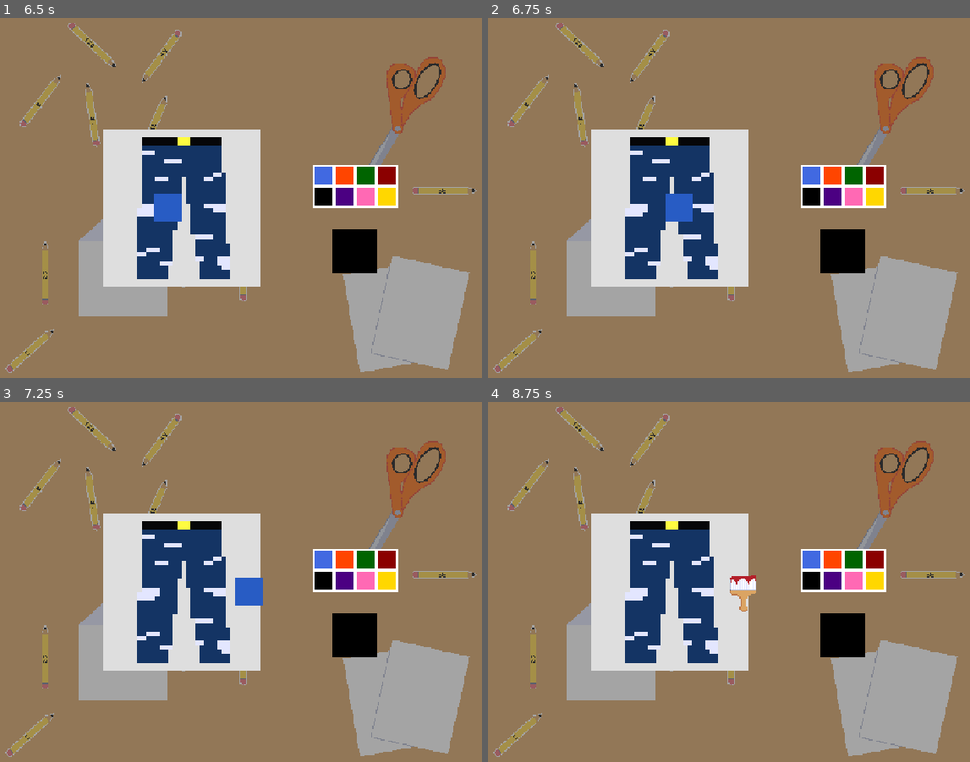
Above: before the commit, frames 1-4 (two rows, left to right).
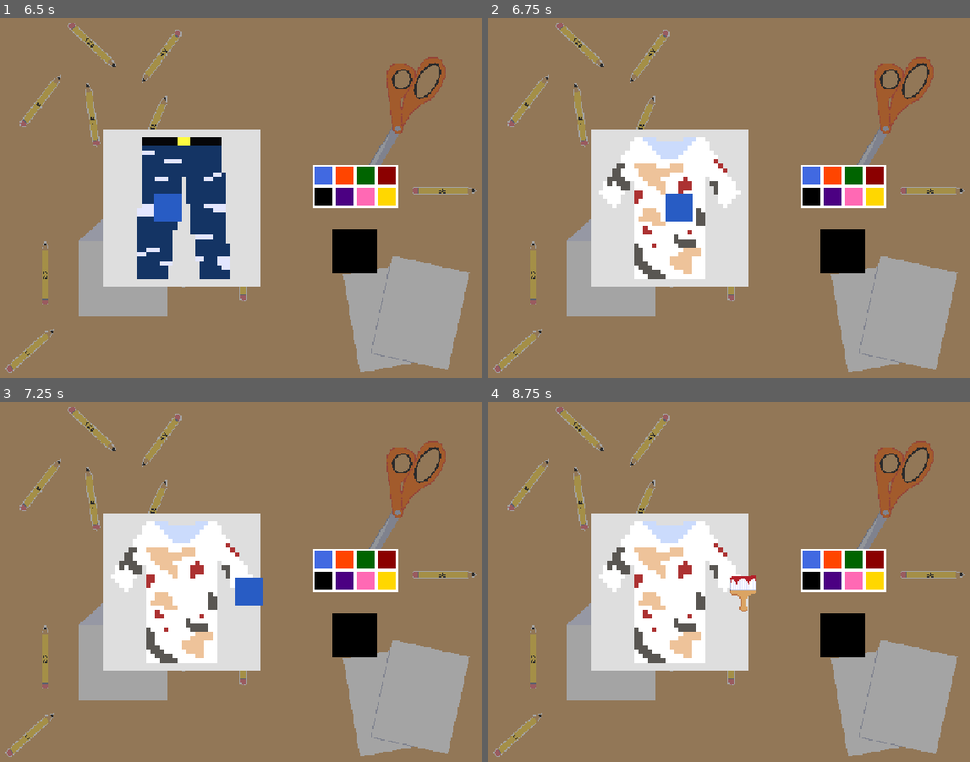
Above: after the commit, the same moments.

Repository: NoelKTheBest/renew-pants
Game: Godot game, scene res://game.tscn
Same seed, same stepped clock (60 frames per second), same inputs: the game is played once before the commit and once after it.
Inputs (mouse positions are in pixels of both pictures, inside the frame that each line leads up to):
- Up to frame 1 (6.5 s): click (322, 176) at 0.5 s; click (342, 176) at 1.25 s; click (366, 176) at 2 s; click (385, 176) at 2.75 s; click (385, 198) at 3.5 s; click (366, 198) at 4.25 s; click (342, 198) at 5 s; click (322, 198) at 5.75 s
- Up to frame 2 (6.75 s): tap Enter at 6.5 s; move the mouse to (835, 169) at 6.52 s; hold Right (ui_right) from 6.53 s (still down); tap C (change_clothes) at 6.6 s
- Up to frame 3 (7.25 s): keep holding Right (ui_right)
- Up to frame 4 (8.75 s): move the mouse to (608, 592) at 7.27 s; release Right (ui_right) at 7.28 s; hold Down (ui_down) 7.28-8.03 s; tap C (change_clothes) at 7.35, 8.3 s; move the mouse to (772, 484) at 8.02 s; hold Right (ui_right) from 8.03 s (still down); tap V (change_tool) at 8.1 s

Frame 1 is identical in both runs. In frame 2, 7.7% of the frame differs, in the area x 22-53%, y 33-73%; in frame 3, 8.0%; in frame 4, 8.1%.

Commit message:
Add save and reset actions

Diff:
--- a/renew-your-clothes/canvas.gd
+++ b/renew-your-clothes/canvas.gd
@@ -15,6 +15,9 @@
 var canvas_position
 var in_range_x
 var in_range_y
+
+var updated_shirt_texture : Texture2D
+var updated_pants_texture : Texture2D
 
 # Called when the node enters the scene tree for the first time.
 func _ready() -> void:
@@ -67,6 +70,7 @@
 			new_y = ((patch_tool.position.y + 50)/ 32) * 10
 			canvas_position = Vector2i(new_x, new_y)
 			#print(canvas_position)
+
 
 
 func paint_clothes(brush_is_horizontal: bool) -> void:
--- a/renew-your-clothes/game.gd
+++ b/renew-your-clothes/game.gd
@@ -6,15 +6,34 @@
 @onready var palette = $palette
 @onready var color_indicator = $ColorRect
 
+var shirts = preload("res://dirty_white_shirt.png")
+var pants = preload("res://tattered_pants.png")
+var is_shirt = false
+
 # Called when the node enters the scene tree for the first time.
 func _ready() -> void:
-	pass # Replace with function body.
+	$RichTextLabel.visible = false
 
 
 # Called every frame. 'delta' is the elapsed time since the previous frame.
 func _process(delta: float) -> void:
 	canvas.paint_color = palette.current_color
 	color_indicator.color = palette.current_color
+
+	if Input.is_action_just_pressed("change_clothes"):
+		print("i was pressed :>")
+		if !is_shirt:
+			if canvas.updated_shirt_texture:
+				$Canvas/ClothingBench.texture = canvas.updated_shirt_texture
+			else:
+				$Canvas/ClothingBench.texture = shirts
+			is_shirt = !(is_shirt)
+		elif is_shirt:
+			if canvas.updated_pants_texture:
+				$Canvas/ClothingBench.texture = canvas.updated_pants_texture
+			else:
+				$Canvas/ClothingBench.texture = pants
+			is_shirt = !(is_shirt)
 
 	if Input.is_action_just_pressed("change_tool"):
 		if canvas.current_tool == "paint": canvas.current_tool = "patch"
@@ -43,3 +62,27 @@
 		patch_tool.move_local_x(x_direction * 1.75)
 
 	#print("x: " + str(x_direction) + "; y: " + str(y_direction))
+
+	if Input.is_action_just_pressed("save"):
+		if is_shirt:
+			canvas.updated_shirt_texture = $Canvas/ClothingBench.texture
+		else:
+			canvas.updated_pants_texture = $Canvas/ClothingBench.texture
+
+		$RichTextLabel.text = "SAVE"
+		$RichTextLabel.visible = true
+		$Timer.start()
+
+	if Input.is_action_just_pressed("reset_textures"):
+		canvas.updated_shirt_texture = null
+		canvas.updated_pants_texture = null
+		$RichTextLabel.text = "RESET"
+		$RichTextLabel.visible = true
+		$Timer.start()
+
+	if Input.is_action_just_pressed("quit_game"):
+		get_tree().quit()
+
+
+func _on_timer_timeout() -> void:
+	$RichTextLabel.visible = false
--- a/renew-your-clothes/game.tscn
+++ b/renew-your-clothes/game.tscn
@@ -52,3 +52,16 @@
 offset_top = 219.0
 offset_right = 376.0
 offset_bottom = 259.0
+
+[node name="RichTextLabel" type="RichTextLabel" parent="."]
+visible = false
+offset_left = 214.0
+offset_top = 301.0
+offset_right = 271.0
+offset_bottom = 341.0
+theme_override_colors/font_shadow_color = Color(0, 0, 0, 1)
+
+[node name="Timer" type="Timer" parent="."]
+one_shot = true
+
+[connection signal="timeout" from="Timer" to="." method="_on_timer_timeout"]
--- a/renew-your-clothes/project.godot
+++ b/renew-your-clothes/project.godot
@@ -54,6 +54,11 @@
 "events": [Object(InputEventKey,"resource_local_to_scene":false,"resource_name":"","device":-1,"window_id":0,"alt_press …(192 unchanged characters)…
 ]
 }
+reset_textures={
+"deadzone": 0.5,
+"events": [Object(InputEventKey,"resource_local_to_scene":false,"resource_name":"","device":-1,"window_id":0,"alt_pressed":false,"shift_pressed":false,"ctrl_pressed":false,"meta_pressed":false,"pressed":false,"keycode":0,"physical_keycode":82,"key_label":0,"unicode":114,"location":0,"echo":false,"script":null)
+]
+}
 
 [rendering]
 
